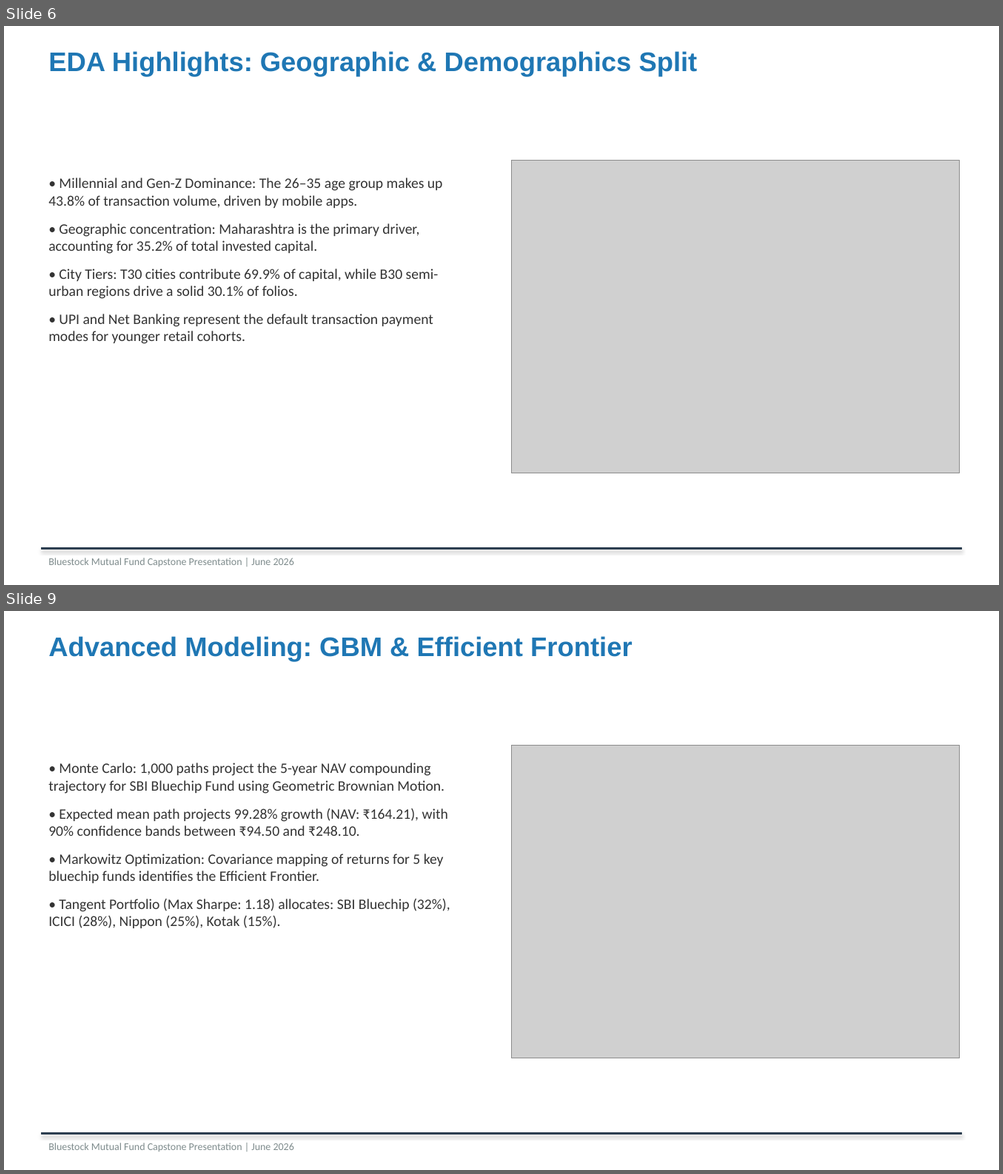
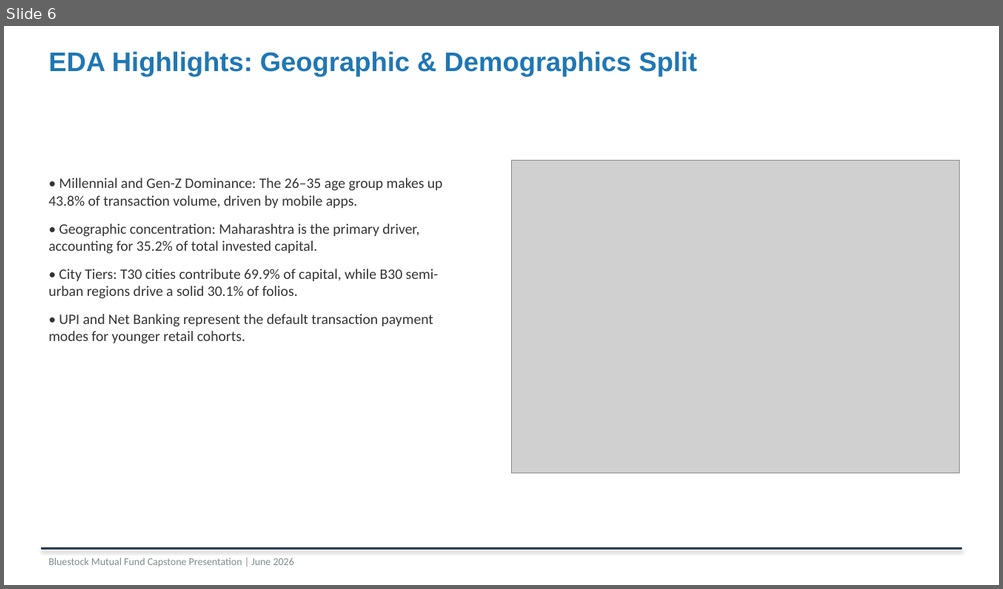
Before and after one commit to MxthThunder/mf-capstone, a slide deck: Bluestock_MF_Presentation.pptx. Shown one above the other, each under a label of ours: slides 6 and 9 before the commit, slide 6 after it; the slides between them are not shown. The pictures are 1003x1174 and 1003x589 pixels, drawn with LibreOffice and Linux fonts; fonts in the diff are those of the drawing; grey boxes stand for pictures. Boxes give left, top, right and bottom in pixels: in the first picture for what was removed or moved away, otherwise in the second. Text is boxed around its words. In the diff, an @@ line names an element or a change of style, - is before the commit and + after.

Commit message:
Final: Complete Bluestock MF Capstone

```diff
--- a/Bluestock_MF_Presentation.pptx
+++ b/Bluestock_MF_Presentation.pptx
@@ slide 9 removed at box(4, 611, 999, 1170), background #FFFFFF @@
@@ text removed at box(48, 636, 632, 662) @@
-Advanced Modeling: GBM & Efficient Frontier
@@ text removed at box(48, 763, 450, 928) @@
-• Monte Carlo: 1,000 paths project the 5-year NAV compounding trajectory for SBI Bluechip Fund using Geometric Brownian Motion.
-• Expected mean path projects 99.28% growth (NAV: ₹164.21), with 90% confidence bands between ₹94.50 and ₹248.10.
-• Markowitz Optimization: Covariance mapping of returns for 5 key bluechip funds identifies the Efficient Frontier.
-• Tangent Portfolio (Max Sharpe: 1.18) allocates: SBI Bluechip (32%), ICICI (28%), Nippon (25%), Kotak (15%).
@@ picture removed at box(512, 745, 959, 1059) @@
@@ rectangle removed at box(41, 1133, 962, 1135) @@
@@ text removed at box(48, 1143, 294, 1152) @@
-Bluestock Mutual Fund Capstone Presentation | June 2026
```
Also in this commit, not shown: 5 slides changed, 1 slide added, 19 other files.
